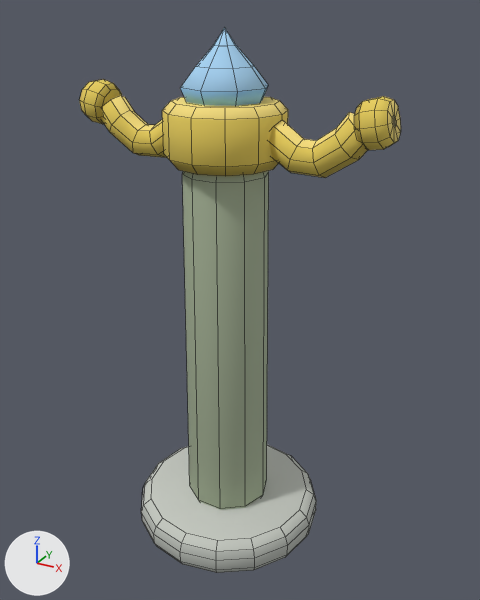
A saved change to the Blender file tools/art/source/sprinkler_244/sprinkler_244.blend.
One viewpoint serves both versions: a 50 mm camera at (0.381, -0.659, 0.666) aimed at (0.013, 0.011, 0.331). The lights are fixed; the arrows at lower left show +X, +Y and +Z. The older version comes first. Mesh edges are drawn as thin lines.

In view in the first picture: 'Blue water droplet cap', 'Left round nozzle with painted centre', 'Left short down then up curved arm', 'Right round nozzle with painted centre', 'Right short down then up curved arm', 'Round edged stone mounting pad', 'Rounded yellow brass rotating hub', 'Stout sage green riser'.
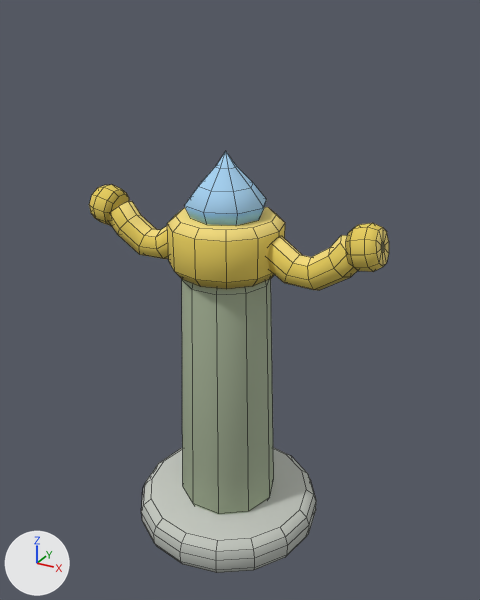
ob_head is not drawn itself; it is the parent of ob_rounded_yellow_brass_rotating_hub, ob_left_short_down_then_up_curved_arm, ob_left_round_nozzle_with_painted_centre, ob_right_short_down_then_up_curved_arm, ob_right_round_nozzle_with_painted_centre, ob_blue_water_droplet_cap.

The edits, one by one:
me_stout_sage_green_riser is used by ob_stout_sage_green_riser; parent ob_base; location (0.0, 0.0, 0.0).
me_stout_sage_green_riser had 40 vertices, 32 faces and spanned x -0.055..0.055, y -0.052..0.052, z 0.036..0.512.
me_stout_sage_green_riser now has 40 vertices, 32 faces and spans x -0.065..0.065, y -0.062..0.062, z 0.036..0.382.
me_stout_sage_green_riser part 1: 40 of 40 vertices moved; they spanned x -0.055..0.055, y -0.052..0.052, z 0.036..0.512 and now span x -0.065..0.065, y -0.062..0.062, z 0.036..0.382; mean shift (0.0, 0.0, -0.065).
Object 'head' (ob_head) moves from (0.0, 0.0, 0.55) to (0.0, 0.0, 0.42).

Boxes [x1, y1, x2, y2] around the edits, measured in the pictures (480 x 600 px):
'Stout sage green riser', reshaped (30% shorter)
    before: [182, 171, 269, 510]
    after: [182, 279, 274, 515]
'Rounded yellow brass rotating hub', reshaped (6% narrower)
    before: [162, 97, 288, 176]
    after: [167, 207, 285, 289]
'Blue water droplet cap', reshaped (6% shorter)
    before: [180, 27, 268, 106]
    after: [184, 151, 267, 225]
'Right short down then up curved arm', reshaped (7% narrower, 16% shorter)
    before: [269, 112, 367, 178]
    after: [267, 235, 358, 290]
'Left short down then up curved arm', reshaped (9% narrower, 6% shorter)
    before: [102, 96, 167, 158]
    after: [110, 201, 169, 259]
'Right round nozzle with painted centre', moved
    before: [354, 96, 401, 150]
    after: [346, 223, 389, 272]
'Left round nozzle with painted centre', moved
    before: [80, 79, 122, 124]
    after: [89, 184, 129, 226]
